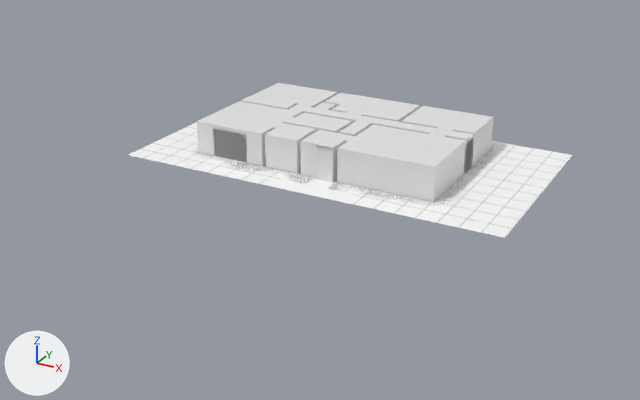
What one commit did to the FBX model Assets/Models/FBX/HouseMK2.fbx.
Rendered twice from a 50 mm camera at (19.2, -37.7, 16.7) aimed at (-0.5, -1.7, -1.3). The lights are fixed; the arrows at lower left show +X, +Y and +Z. Where no turn or scale is listed for an object, it has been applied to the vertices.

In view in the first picture: 'Ceiling', 'NewLayout-01', 'Walls'.
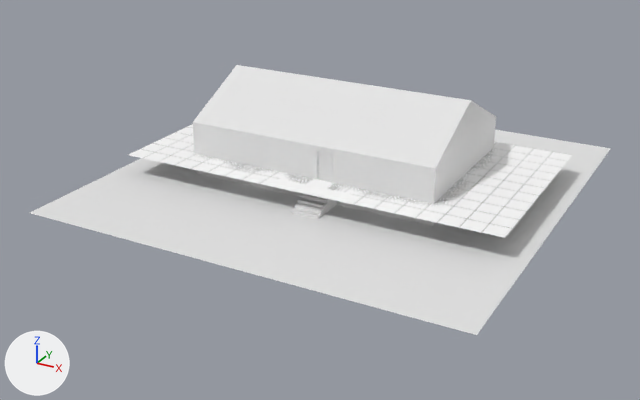
Edits to the bpy script that builds the scene:
```text
Add me_cube_003:
    me_cube_003.from_pydata(...)  # 90 vertices, 85 faces; spans x -7.1..6.1, y -5.1..5.1, z -1.6..3.2
Add me_plane:
    me_plane.from_pydata([(-11.0, -11.0, 0.0), (11.0, -11.0, 0.0), (-11.0, 11.0, 0.0), (11.0, 11.0, 0.0)], [], [(0, 1, 3, 2)])
Add ob_exterior:
    ob_exterior = bpy.data.objects.new('Exterior', me_cube_003)
    ob_exterior.location = (0.0, 0.0, 1.0)
Add ob_ground:
    ob_ground = bpy.data.objects.new('Ground', me_plane)
    ob_ground.location = (0.0, 0.0, -0.6)
```

Boxes [x1, y1, x2, y2] around the edits, measured in the pictures (640 x 400 px):
'Ground', added
    after: [30, 130, 611, 335]
'Exterior', added
    after: [193, 65, 496, 226]
'Ceiling', unchanged, covered by the edit
    before: [197, 83, 493, 166]
'Walls', unchanged, covered by the edit
    before: [197, 92, 494, 204]
